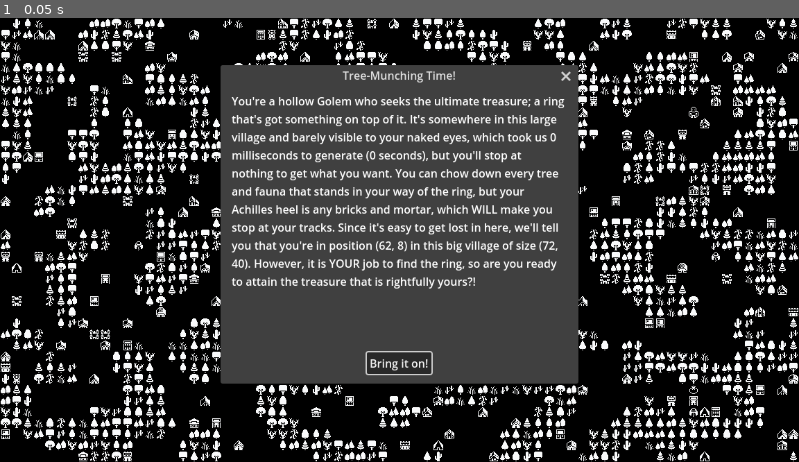
Above: before the commit, frame 1.
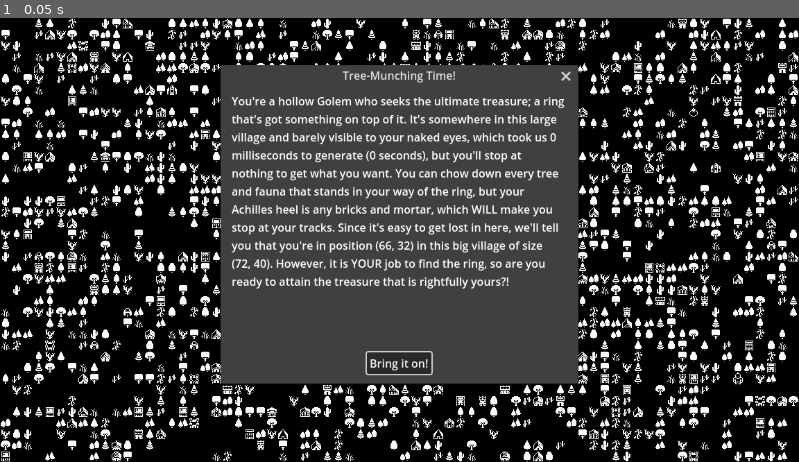
Above: after the commit, the same moment.

Repository: Zishan-Rahman/GD4NoiseRPG
Game: Godot game, scene res://tile_map.tscn
The game is run twice, just before and just after one commit, with the same random seed, the same clock (stepped at 60 frames per second) and the same inputs.
Inputs:
- Up to frame 1 (0.05 s): no input

The runs differ from the first frame. In frame 1, 24% of the frame differs, in the area x 0-100%, y 0-100%.

Commit message:
Change noise_frequency default variable so that this implementation becomes much more similar to the PDS implementation

Diff:
--- a/tile_map.gd
+++ b/tile_map.gd
@@ -59,7 +59,7 @@
 @export var fractal_type: FastNoiseLite.FractalType
 @export var cellular_distance_type: FastNoiseLite.CellularDistanceFunction
 #@export_range(1, 10, 1) var octaves: int = 5
-@export_range(0.0, 1.0) var noise_frequency: float = 0.01
+@export_range(0.0, 1.0) var noise_frequency: float = 0.894
 
 #@onready var timer: Timer = Timer.new()
 #@export_range(10, 200, 10) var player_movement_speed: int = 100
